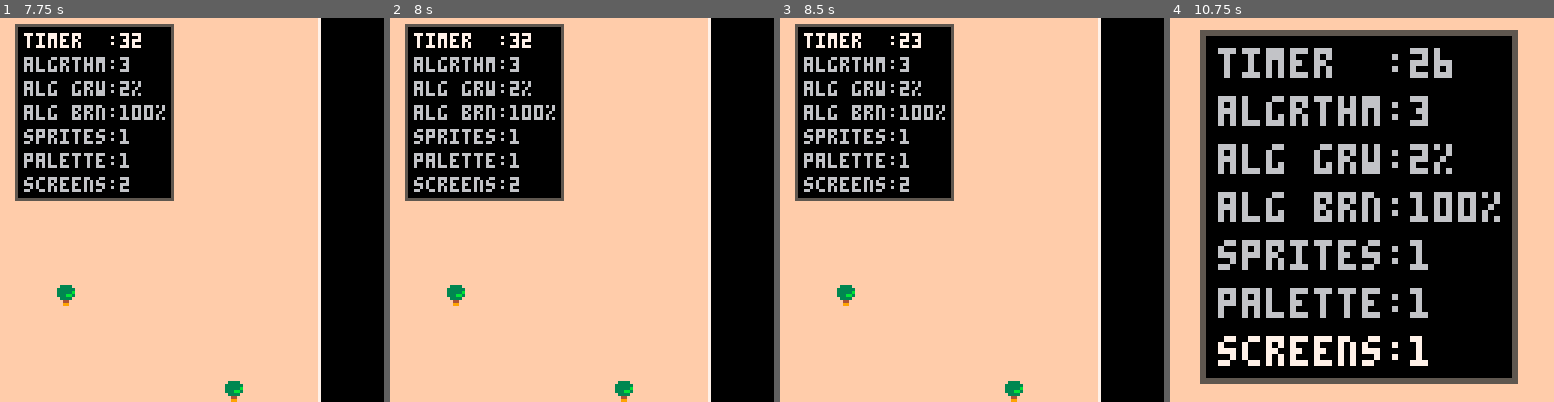
Above: before the commit, frames 1-4 (left to right).
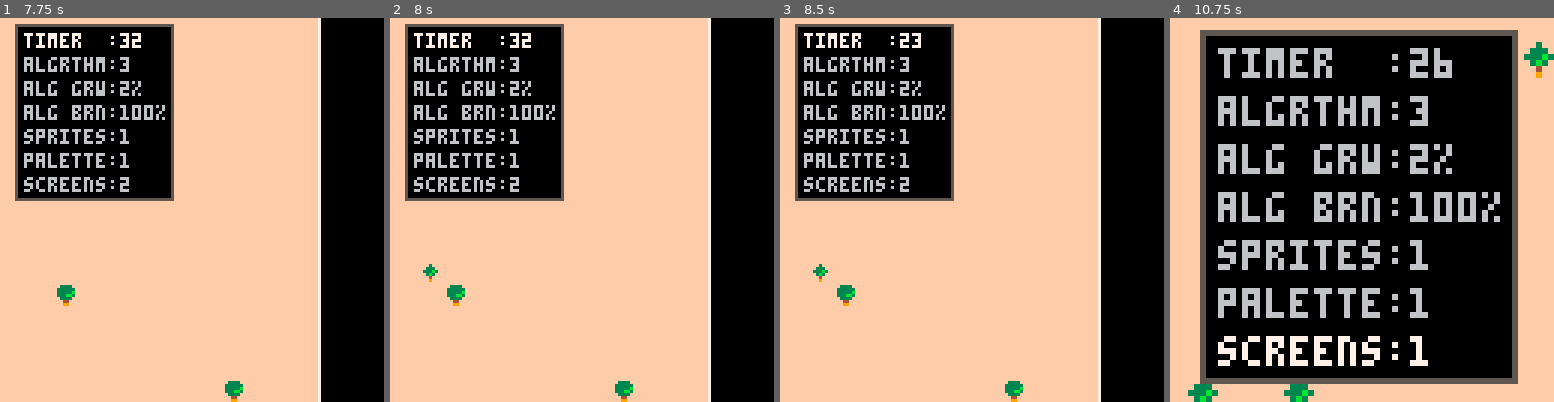
Above: after the commit, the same moments.

Repository: arnodick/castle
Game: PICO-8 cartridge forestfire.p8
Same seed, same stepped clock (60 frames per second), same inputs: the game is played once before the commit and once after it.
Inputs:
- Up to frame 1 (7.75 s): tap X (X key) at 0.33, 1.07, 1.85, 2.97, 4.08, 5.2, 6.32, 7.43 s; tap O (Z key) at 0.7, 1.7, 2.1, 2.5, 2.9, 3.3, 3.7, 4.1, 4.5, 4.9, 5.3, 5.7, 6.1, 6.5, 6.9, 7.3, 7.7 s; hold Right 1.6-2.1 s; hold Up 2.15-2.42 s; hold Right 2.47-3.03 s; hold Left 3.08-3.58 s; hold Down 3.63-3.97 s; hold Right 4.02-4.68 s; hold Up 4.73-5.03 s; hold Left 5.08-5.68 s; hold Down 5.73-6.03 s; hold Right 6.08-6.58 s; hold Right 6.63-7.13 s; hold Up 7.18-7.45 s; hold Right from 7.5 s (still down)
- Up to frame 2 (8 s): keep holding Right
- Up to frame 3 (8.5 s): release Right at 8.07 s; tap O (Z key) at 8.1 s; hold Left from 8.12 s (still down)
- Up to frame 4 (10.75 s): tap O (Z key) every 0.4 s from 8.5 to 10.5 s; tap X (X key) at 8.55, 9.67 s; release Left at 8.62 s; hold Down 8.67-9 s; hold Right 9.05-9.72 s; hold Up 9.77-10.07 s; hold Left 10.12-10.72 s

Frame 1 is identical in both runs. In frame 2, less than 0.1% of the frame differs, in the area x 8-13%, y 64-69%; in frame 3, less than 0.1%; in frame 4, 0.9%, in the area x 4-100%, y 6-100%.

Commit message:
algos implemented!(?)

Diff:
--- a/forestfire.p8
+++ b/forestfire.p8
@@ -121,15 +121,15 @@
 
 function checkneighbours(x,y,ch)
 	local adj=0
-	for a=0,3 do
-		local dire={}
-		local alg=settings[0][1][2]
-		if alg==1 or alg==4 then
+	local dire={}
+	local alg=settings[0][1][2]
+	for a=0,algos[alg]-1 do
+			if alg==1 or alg==4 then
 			dire=direction(2^a,alg)
 		elseif alg==2 or alg==5 then
-			dire=direction(rndint(8),alg)
+			dire=direction(a+1,alg)
 		elseif alg==3 then
-			dire=direction(rndint(4)*2,alg)
+			dire=direction(a*2,alg)
 		end
 		if mget(x+dire[1],y+dire[2])==ch then
 			if alg==4 or alg==5 then
@@ -179,8 +179,16 @@
 	timer=0
 	cam[1]=0 cam[2]=0
 
+	algos={}
 	levels={}
 	palette={}
+
+	algos[1]=4
+	algos[2]=8
+	algos[3]=4
+	algos[4]=4
+	algos[5]=8
+
 	for a=1,4 do
 		levels[a]={}
 		palette[a]={}
